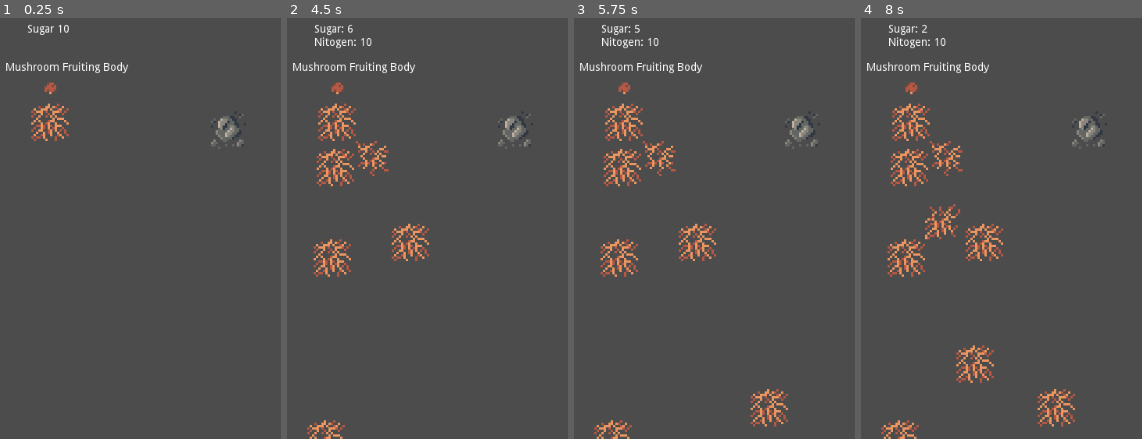
Above: before the commit, frames 1-4 (left to right).
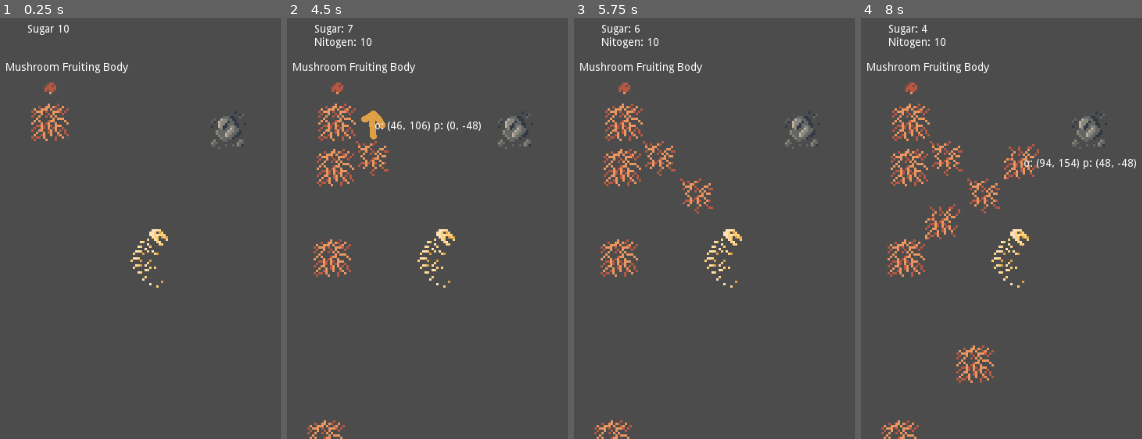
Above: after the commit, the same moments.

Repository: RoxT/rootroutes
Game: Godot game, scene res://RootTest.tscn
The game is run twice, just before and just after one commit, with the same random seed, the same clock (stepped at 60 frames per second) and the same inputs.
Inputs (mouse positions are in pixels of both pictures, inside the frame that each line leads up to):
- Up to frame 1 (0.25 s): no input
- Up to frame 2 (4.5 s): tap Enter at 0.5, 2, 3.5 s; drag from (337, 119) to (outside the picture) at 0.52 s; tap Space at 1.25, 2.75, 4.25 s; drag from (334, 165) to (514, 131) at 1.27 s; move the mouse to (331, 257) at 2.02 s; click (331, 257) at 2.17 s; drag from (326, 438) to (337, 119) at 2.77 s; move the mouse to (outside the picture) at 3.52 s; click (outside the picture) at 3.67 s; drag from (374, 156) to (390, 89) at 4.27 s
- Up to frame 3 (5.75 s): move the mouse to (697, 241) at 5.02 s; click (697, 241) at 5.17 s
- Up to frame 4 (8 s): drag from (1057, 405) to (905, 257) at 5.77 s; move the mouse to (outside the picture) at 6.52 s; click (outside the picture) at 6.67 s; drag from (942, 220) to (1088, 131) at 7.27 s

The runs differ from the first frame. In frame 1, 0.4% of the frame differs, in the area x 46-60%, y 50-65%; in frame 2, 1.6%; in frame 3, 1.9%; in frame 4, 2.7%, in the area x 21-98%, y 1-98%.

Commit message:
skip self

Diff:
--- a/RootRoutes/RootTest.tscn
+++ b/RootRoutes/RootTest.tscn
@@ -1,16 +1,20 @@
-[gd_scene load_steps=8 format=2]
+[gd_scene load_steps=10 format=2]
 
 [ext_resource path="res://scripts/Button.gd" type="Script" id=1]
 [ext_resource path="res://scenes/Root.tscn" type="PackedScene" id=2]
 [ext_resource path="res://scripts/RootTest.gd" type="Script" id=3]
 [ext_resource path="res://textures/mushroom.png" type="Texture" id=4]
 [ext_resource path="res://textures/rockgrey1.png" type="Texture" id=5]
+[ext_resource path="res://textures/fossil.png" type="Texture" id=6]
 
 [sub_resource type="CircleShape2D" id=1]
 radius = 39.0128
 
 [sub_resource type="RectangleShape2D" id=2]
 extents = Vector2( 24.5, 25.5 )
+
+[sub_resource type="CapsuleShape2D" id=3]
+radius = 26.0
 
 [node name="RootTest" type="Node2D"]
 script = ExtResource( 3 )
@@ -55,5 +59,15 @@
 position = Vector2( 1.5, -0.5 )
 shape = SubResource( 2 )
 
+[node name="Fossil" type="Area2D" parent="."]
+position = Vector2( 415, 376 )
+
+[node name="Fossil" type="Sprite" parent="Fossil"]
+texture = ExtResource( 6 )
+
+[node name="CollisionShape2D" type="CollisionShape2D" parent="Fossil"]
+position = Vector2( 5, -6 )
+shape = SubResource( 3 )
+
 [connection signal="clicked" from="Button/RootDown" to="Button" method="_on_RootDown_clicked"]
 [connection signal="hovered" from="Button/RootDown" to="Button" method="_on_Root_hovered"]
--- a/RootRoutes/scripts/Root.gd
+++ b/RootRoutes/scripts/Root.gd
@@ -7,6 +7,7 @@
 onready var player:AnimatedSprite = $RootSprite
 var age = 0;
 const maturity = 7
+var is_dead := false
 
 signal hovered(Node2D)
 signal clicked
@@ -35,6 +36,9 @@
 		for a in areas:
 			match a.name:
 				"Rock":
+					return
+				var a_name:
+					print("Unkn: " + a_name)
 					return
 
 		get_tree().set_input_as_handled()
@@ -70,6 +74,7 @@
 func die():
 	var anim = player.animation + "-dead"
 	player.animation = anim
+	is_dead = true
 
 func choose_anim(pointer):
 	if abs(pointer.x) > STEP || abs(pointer.y) > STEP: return
